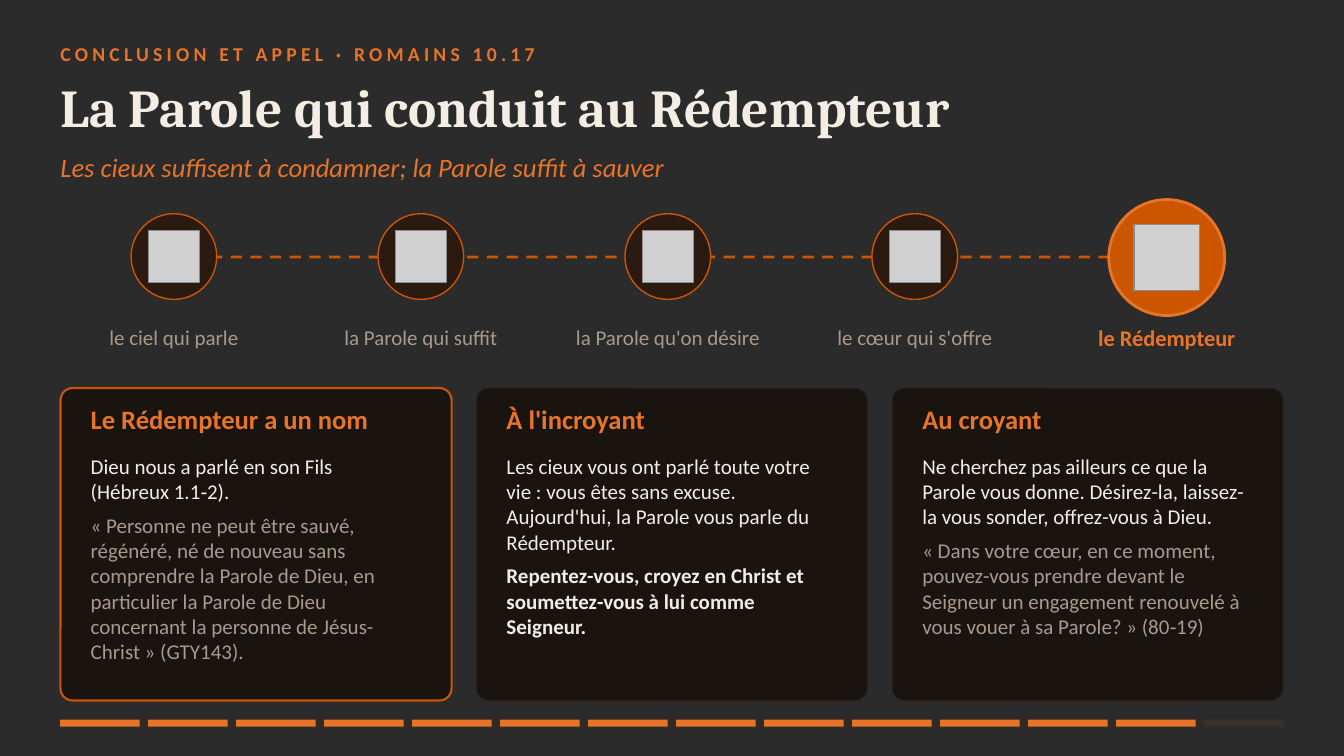
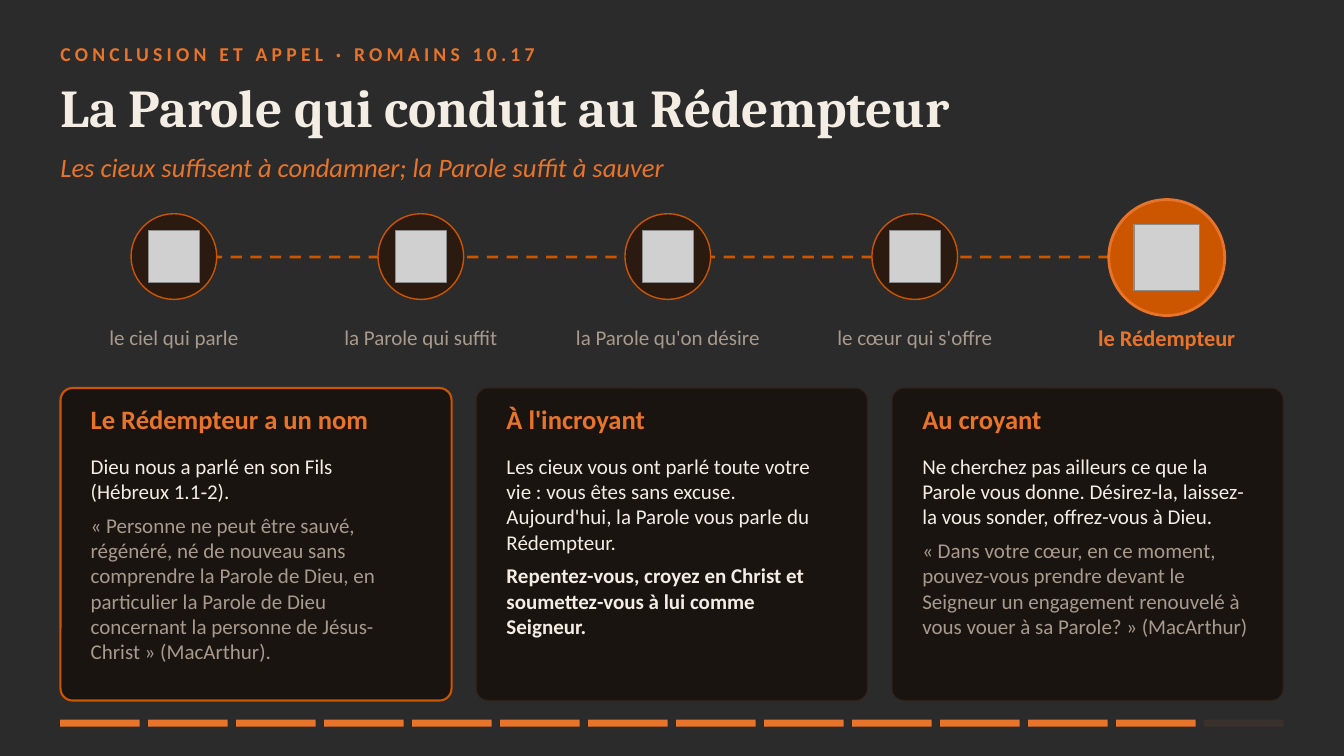
Before and after one commit to agbruneau/Prospection, a slide deck: slide 13 of Presentation-Psaume-19.pptx. Drawn at 1344x756 pixels with LibreOffice and Linux fonts; fonts in the diff are those of the drawing; grey boxes stand for pictures; background and template pictures are left out; a plain dark background stands for a picture behind light text. Boxes give left, top, right and bottom in pixels: in the first picture for what was removed or moved away, otherwise in the second. Text is boxed around its words. In the diff, an @@ line names an element or a change of style, - is before the commit and + after.

```diff
--- a/Presentation-Psaume-19.pptx
+++ b/Presentation-Psaume-19.pptx
@@ text at bbox=[91, 518, 374, 662]: text changed @@
-« Personne ne peut être sauvé, régénéré, né de nouveau sans comprendre la Parole de Dieu, en particulier la Parole de Dieu concernant la personne de Jésus-Christ » (GTY143).
+« Personne ne peut être sauvé, régénéré, né de nouveau sans comprendre la Parole de Dieu, en particulier la Parole de Dieu concernant la personne de Jésus-Christ » (MacArthur).
@@ text at bbox=[922, 544, 1247, 637]: text changed @@
-« Dans votre cœur, en ce moment, pouvez-vous prendre devant le Seigneur un engagement renouvelé à vous vouer à sa Parole? » (80‑19)
+« Dans votre cœur, en ce moment, pouvez-vous prendre devant le Seigneur un engagement renouvelé à vous vouer à sa Parole? » (MacArthur)
```
Also in this commit, not shown: 11 other slides changed, 4 other files.
